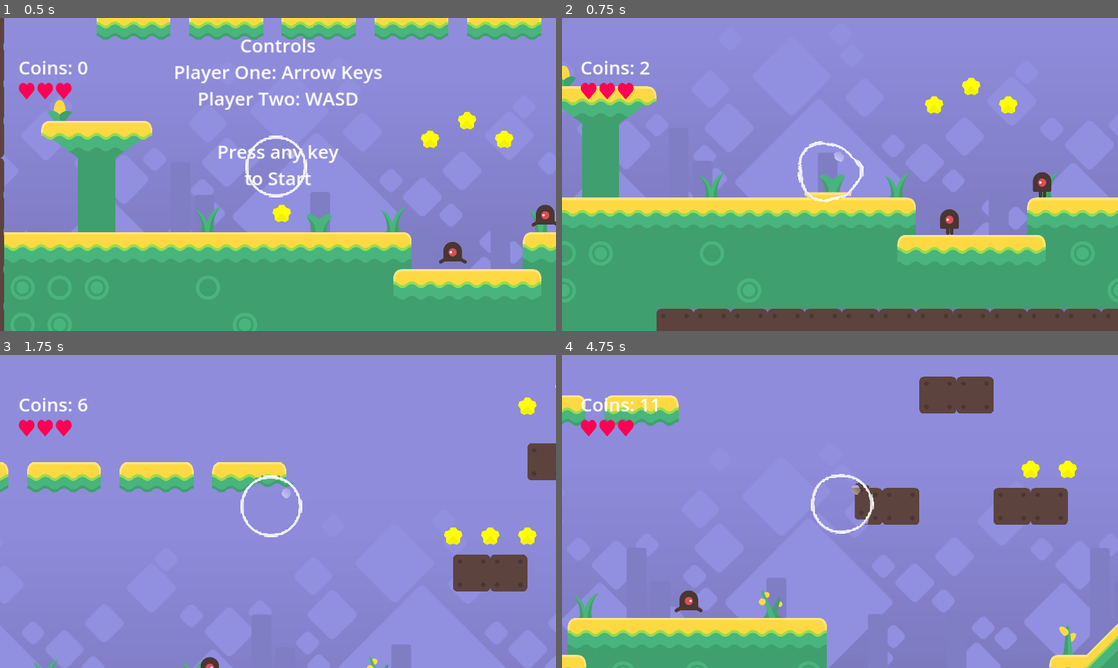
Above: before the commit, frames 1-4 (two rows, left to right).
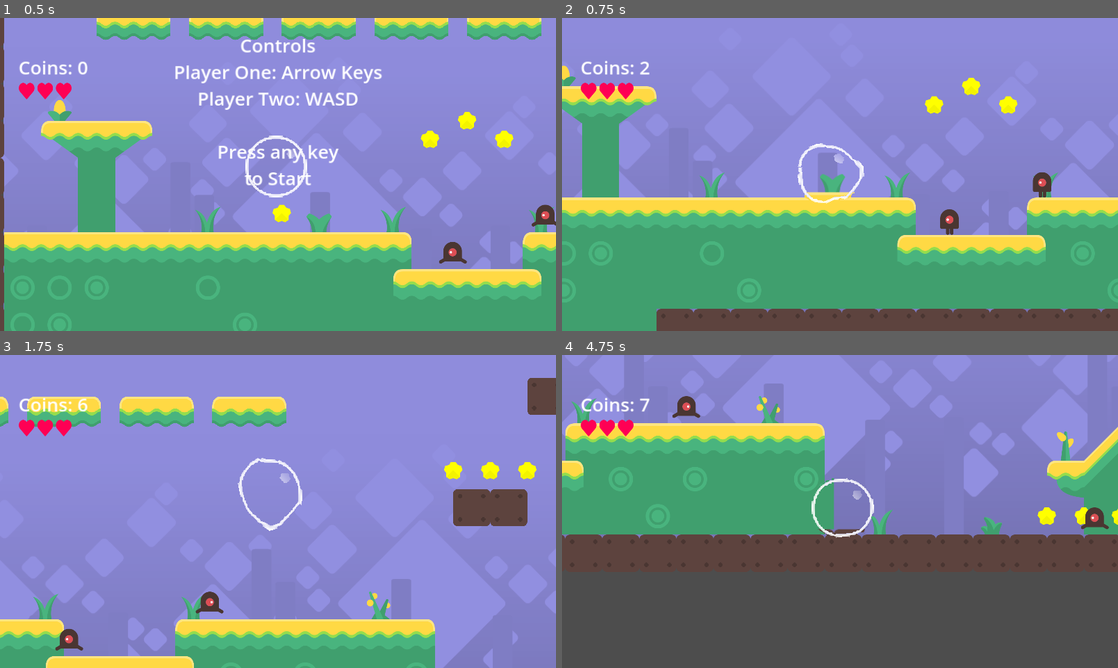
Above: after the commit, the same moments.

Repository: bcrandall0520/BubbleBois
Game: Godot game, scene res://main.tscn
Same seed, same stepped clock (60 frames per second), same inputs: the game is played once before the commit and once after it.
Inputs (mouse positions are in pixels of both pictures, inside the frame that each line leads up to):
- Up to frame 1 (0.5 s): no input
- Up to frame 2 (0.75 s): tap Enter at 0.5 s; move the mouse to (962, 158) at 0.52 s; hold Right (player_1_right) from 0.53 s (still down); tap Down (player_1_fast_fall, bound only after the commit) at 0.6 s; click (962, 158) at 0.67 s
- Up to frame 3 (1.75 s): keep holding Right (player_1_right); tap Up (player_1_jump) at 0.77, 1.52 s; move the mouse to (166, 527) at 1.27 s; tap A (player_2_left) at 1.35 s; tap Down (player_1_fast_fall, bound only after the commit) at 1.55 s
- Up to frame 4 (4.75 s): move the mouse to (895, 442) at 2.02 s; release Right (player_1_right) at 2.03 s; hold Left (player_1_left) 2.03-2.78 s; tap D (player_2_right) at 2.1 s; tap Down (player_1_fast_fall, bound only after the commit) at 2.3, 2.85, 3.6, 4.55 s; move the mouse to (812, 574) at 2.77 s; hold Right (player_1_right) 2.78-4.28 s; click (812, 574) at 2.92 s; tap Up (player_1_jump) at 3.02, 3.77, 4.52 s; move the mouse to (1006, 558) at 3.52 s; move the mouse to (673, 464) at 4.27 s; hold Left (player_1_left) from 4.28 s (still down); tap A (player_2_left) at 4.35 s

Frame 1 is identical in both runs. In frame 2, 0.3% of the frame differs, in the area x 42-55%, y 39-60%; in frame 3, 26%; in frame 4, 75%, in the area x 0-100%, y 6-100%.

Commit message:
Fast Falling

Diff:
--- a/components/platform/platform.tscn
+++ b/components/platform/platform.tscn
@@ -40,6 +40,8 @@
 freeze = true
 
 [node name="Area2D" type="Area2D" parent="RigidBody2D"]
+collision_layer = 3
+collision_mask = 3
 
 [node name="AreaCollisionShape2D" type="CollisionShape2D" parent="RigidBody2D/Area2D"]
 unique_name_in_owner = true
--- a/components/player/character_body_2d.gd
+++ b/components/player/character_body_2d.gd
@@ -3,7 +3,7 @@
 
 const SPEED = 1000.0
 const JUMP_VELOCITY = -1000.0
-
+const FAST_FALL_VELOCITY = 1000.0
 
 func _physics_process(delta: float) -> void:
 	# Add the gravity.
@@ -13,7 +13,8 @@
 	# Handle jump.
 	if Input.is_action_just_pressed("player_1_jump") and is_on_floor():
 		velocity.y = JUMP_VELOCITY
-
+	if Input.is_action_just_pressed("player_1_fast_fall") and !is_on_floor():
+		velocity.y = FAST_FALL_VELOCITY
 	# Get the input direction and handle the movement/deceleration.
 	# As good practice, you should replace UI actions with custom gameplay actions.
 	var direction := Input.get_axis("player_1_left", "player_1_right")
--- a/project.godot
+++ b/project.godot
@@ -79,6 +79,13 @@
 , Object(InputEventJoypadMotion,"resource_local_to_scene":false,"resource_name":"","device":0,"axis":0,"axis_value":1.0,"script":null)
 ]
 }
+player_1_fast_fall={
+"deadzone": 0.5,
+"events": [Object(InputEventKey,"resource_local_to_scene":false,"resource_name":"","device":-1,"window_id":0,"alt_pressed":false,"shift_pressed":false,"ctrl_pressed":false,"meta_pressed":false,"pressed":false,"keycode":0,"physical_keycode":4194322,"key_label":0,"unicode":0,"location":0,"echo":false,"script":null)
+, Object(InputEventJoypadButton,"resource_local_to_scene":false,"resource_name":"","device":-1,"button_index":12,"pressure":0.0,"pressed":false,"script":null)
+, Object(InputEventJoypadMotion,"resource_local_to_scene":false,"resource_name":"","device":-1,"axis":1,"axis_value":1.0,"script":null)
+]
+}
 
 [layer_names]
 
